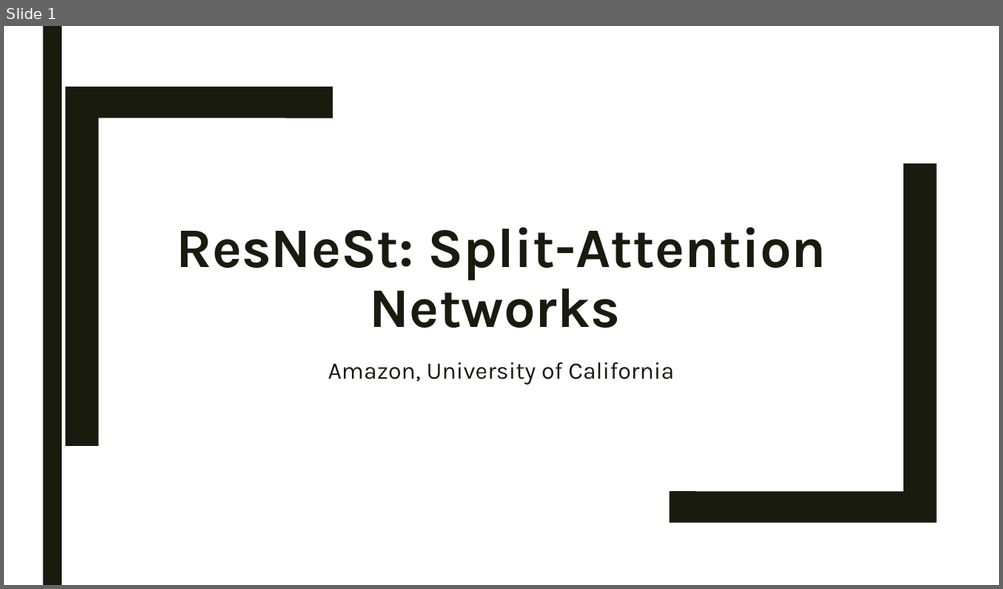
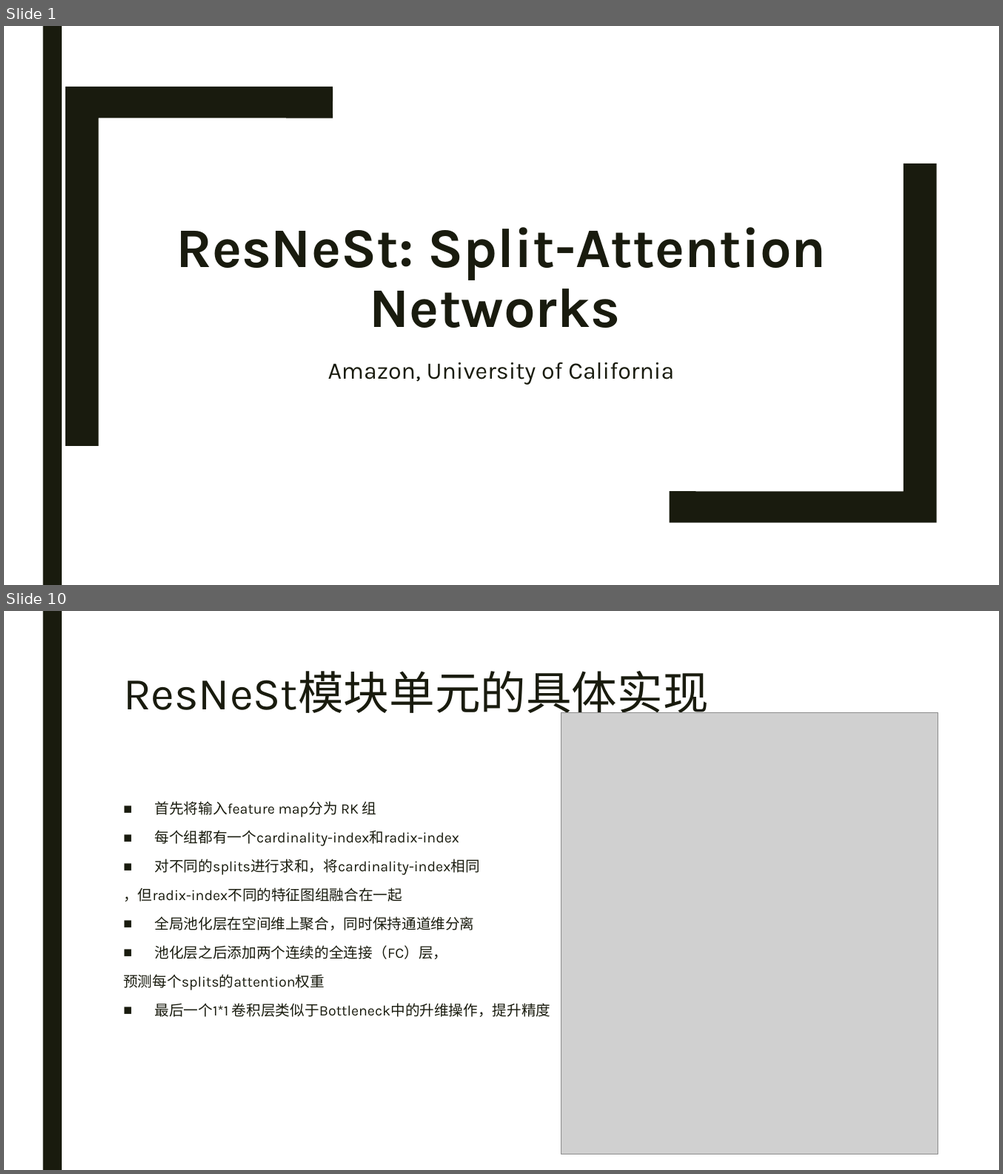
Before and after one commit to Iranb/NoteBook, a slide deck: Paper Notes/ResNetSt/ResNetSt.pptx. Shown one above the other, each under a label of ours: slide 1 before the commit, slides 1 and 10 after it; the slides between them are not shown. The pictures are 1003x589 and 1003x1174 pixels, drawn with LibreOffice and Linux fonts; fonts in the diff are those of the drawing; grey boxes stand for pictures. Boxes give left, top, right and bottom in pixels: in the first picture for what was removed or moved away, otherwise in the second. Text is boxed around its words. In the diff, an @@ line names an element or a change of style, - is before the commit and + after.

```diff
--- a/Paper Notes/ResNetSt/ResNetSt.pptx
+++ b/Paper Notes/ResNetSt/ResNetSt.pptx
@@ slide 10 added at bbox=[4, 611, 999, 1170], background #FFFFFF; not listed: 1 template element that a slide beside it also shows @@
@@ title added at bbox=[123, 671, 708, 721], 44 pt, text #191B0E @@
+ResNeSt模块单元的具体实现
@@ picture added at bbox=[560, 713, 937, 1155] @@
@@ text added at bbox=[123, 801, 550, 1017], 14 pt, text #191B0E @@
+■ 首先将输入feature map分为 RK 组
+■ 每个组都有一个cardinality-index和radix-index
+■ 对不同的splits进行求和，将cardinality-index相同
+，但radix-index不同的特征图组融合在一起
+■ 全局池化层在空间维上聚合，同时保持通道维分离
+■ 池化层之后添加两个连续的全连接（FC）层，
+预测每个splits的attention权重
+■ 最后一个1*1 卷积层类似于Bottleneck中的升维操作，提升精度
```
Also in this commit, not shown: 3 slides changed, 8 other slides added, 2 slides removed, 9 other files.
